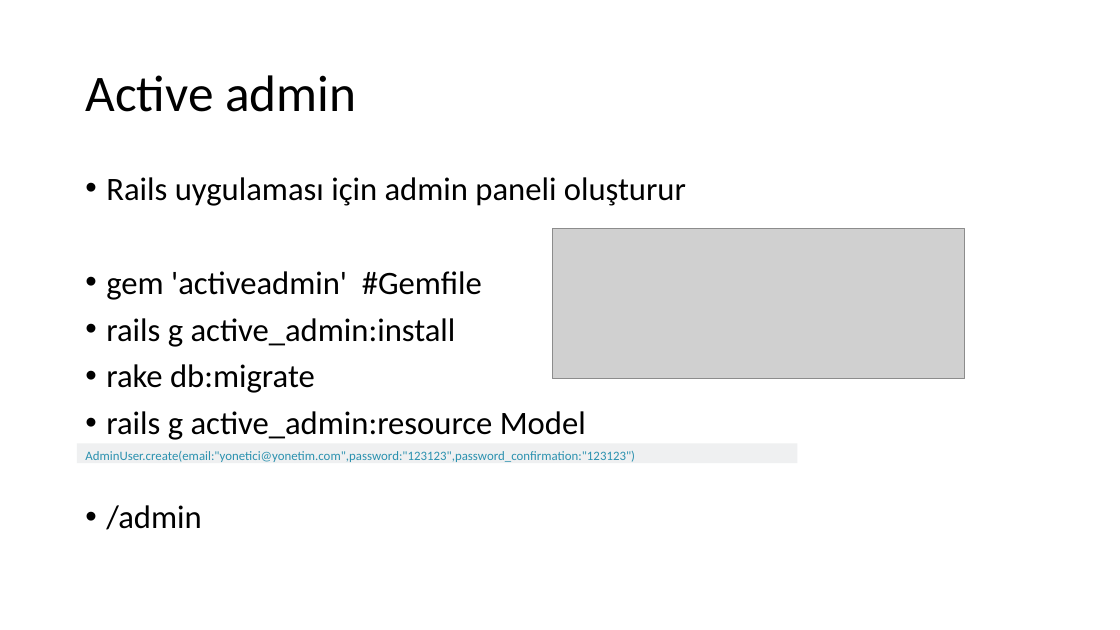
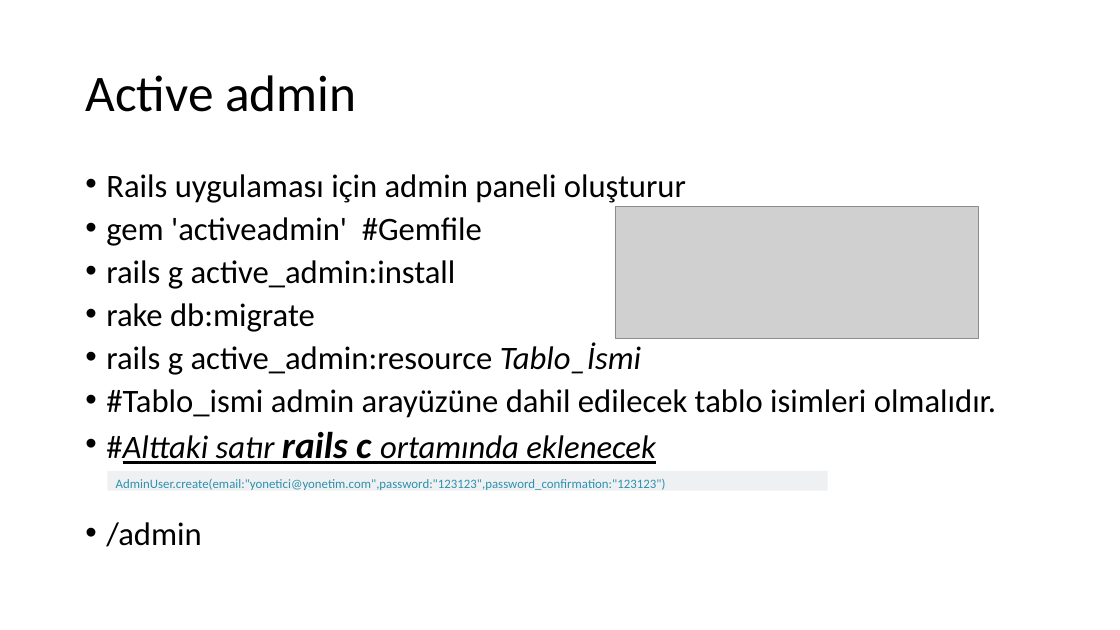
Before and after one commit to gorkemcakici/Web-Programlama, a slide deck: slide 14 of H9/1-Many.pptx. Drawn at 1120x630 pixels with LibreOffice and Linux fonts; fonts in the diff are those of the drawing; grey boxes stand for pictures. Boxes give left, top, right and bottom in pixels: in the first picture for what was removed or moved away, otherwise in the second. Text is boxed around its words. In the diff, an @@ line names an element or a change of style, - is before the commit and + after.

```diff
--- a/H9/1-Many.pptx
+++ b/H9/1-Many.pptx
@@ text at (x1=106, y1=174, x2=686, y2=547): line spacing 0.9 to 0.8 @@
@@ picture resized from (x1=552, y1=229, x2=965, y2=379) to (x1=616, y1=207, x2=979, y2=339) @@
@@ text at (x1=106, y1=342, x2=996, y2=464): text changed @@
-• rails g active_admin:resource Model
+• rails g active_admin:resource Tablo_İsmi
+• #Tablo_ismi admin arayüzüne dahil edilecek tablo isimleri olmalıdır.
+• #Alttaki satır rails c ortamında eklenecek
@@ rectangle "AdminUser.create(email:"yonetici@yonetim.com",password:"1231 ..." moved from (x1=77, y1=444, x2=798, y2=464) to (x1=108, y1=471, x2=828, y2=492) @@
```
Also in this commit, not shown: 7 other slides changed.
